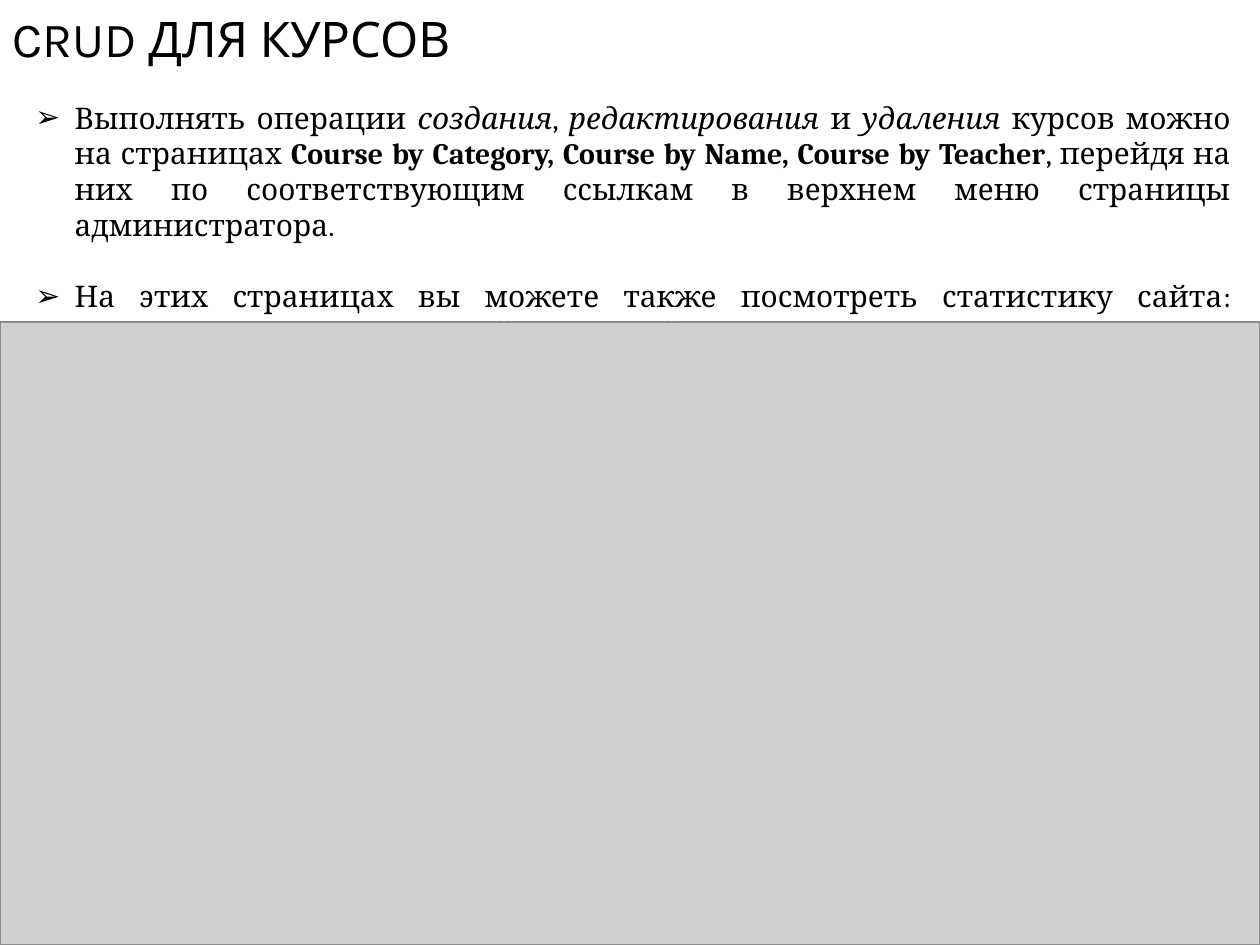
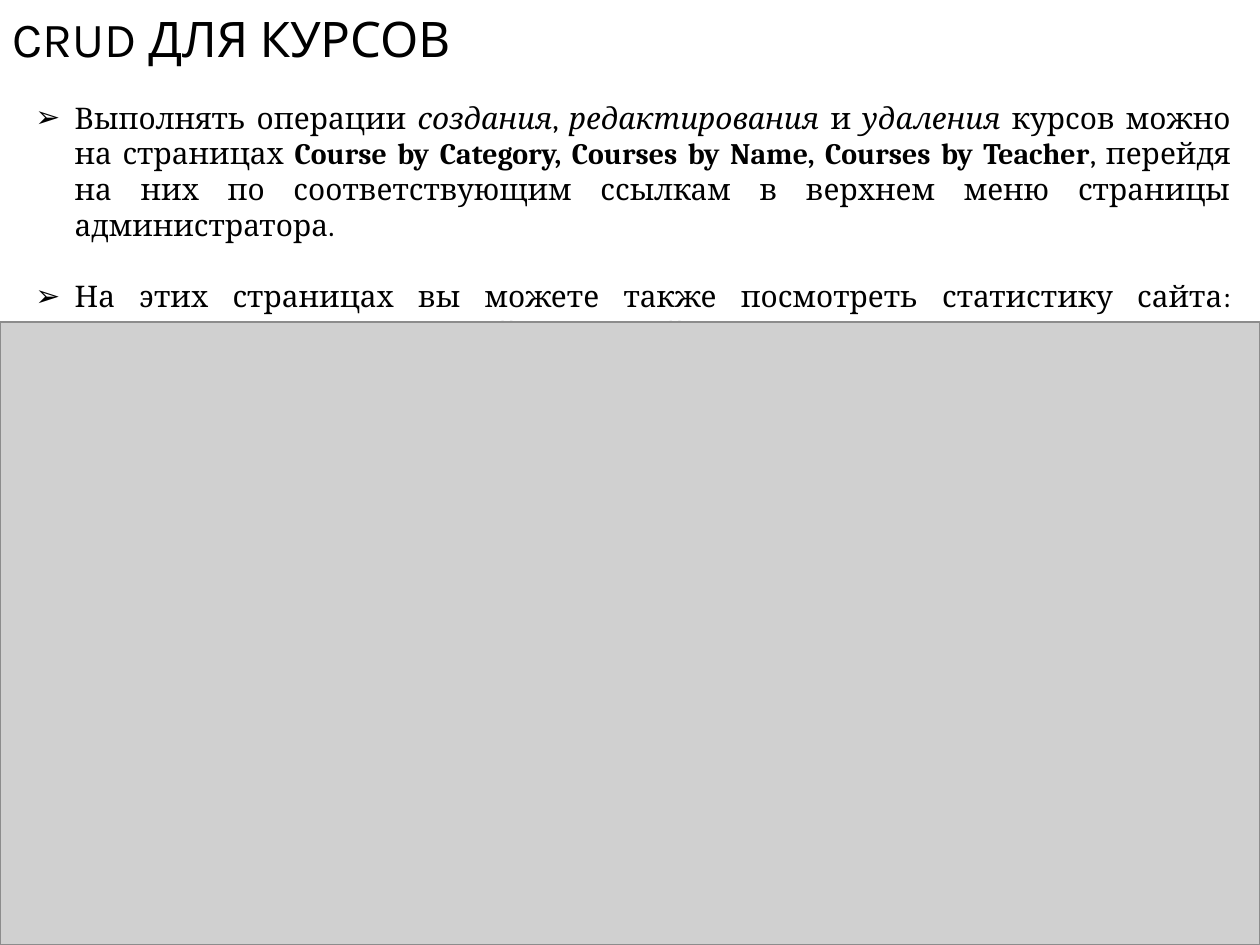
Before and after one commit to dimaatos/LEARNITmvc, a slide deck: slide 18 of Presentation.pptx. Drawn at 1260x945 pixels with LibreOffice and Linux fonts; fonts in the diff are those of the drawing; grey boxes stand for pictures. Boxes give left, top, right and bottom in pixels: in the first picture for what was removed or moved away, otherwise in the second. Text is boxed around its words. In the diff, an @@ line names an element or a change of style, - is before the commit and + after.

```diff
--- a/Presentation.pptx
+++ b/Presentation.pptx
@@ text at <box>75,106,1231,243</box>: text changed @@
-➢ Выполнять операции создания, редактирования и удаления курсов можно на страницах Course by Category, Course by Name, Course by Teacher, перейдя на них по соответствующим ссылкам в верхнем меню страницы администратора.
+➢ Выполнять операции создания, редактирования и удаления курсов можно на страницах Course by Category, Courses by Name, Courses by Teacher, перейдя на них по соответствующим ссылкам в верхнем меню страницы администратора.
```
Also in this commit, not shown: 10 other slides changed, 1 other file.
